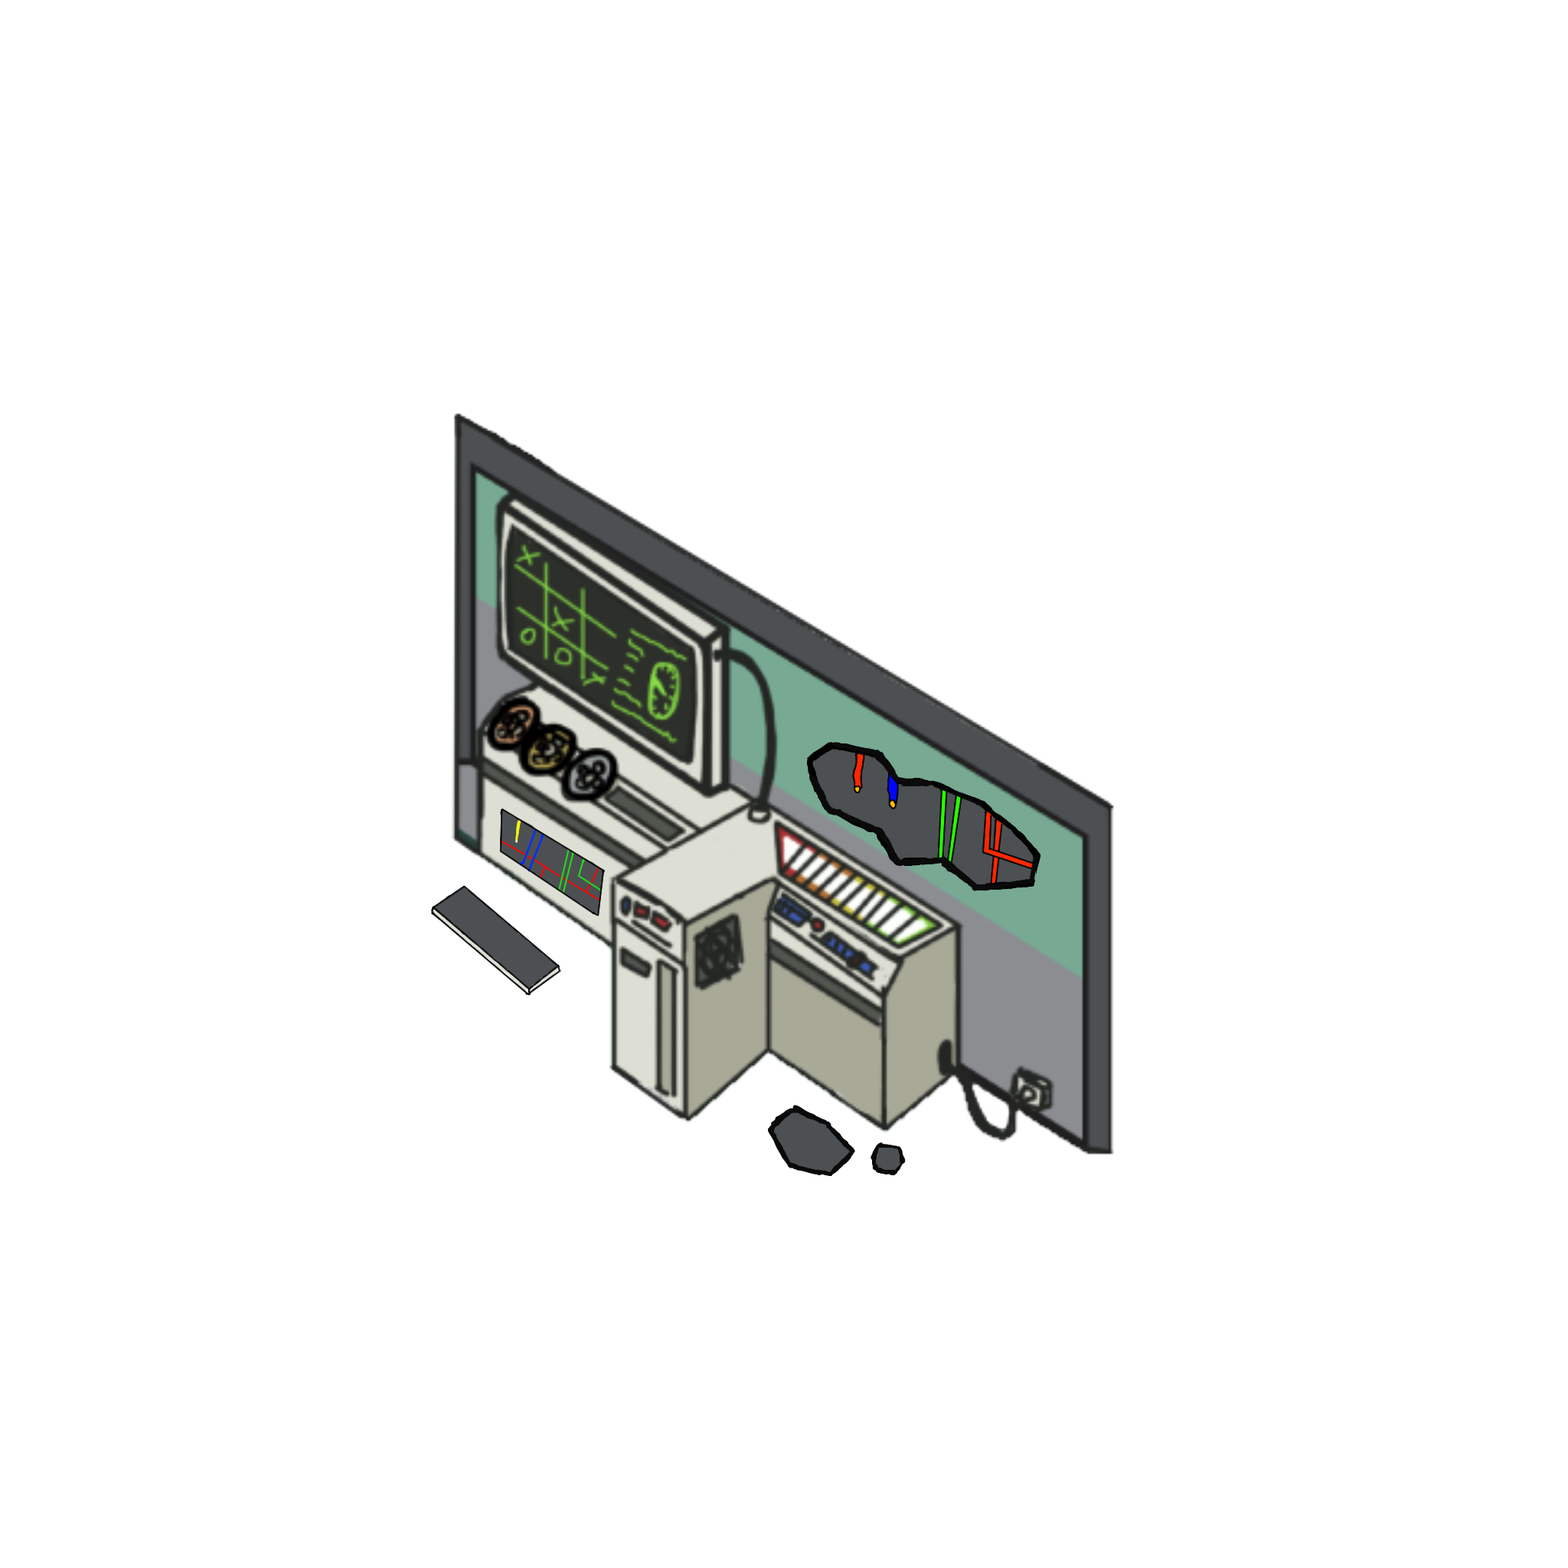
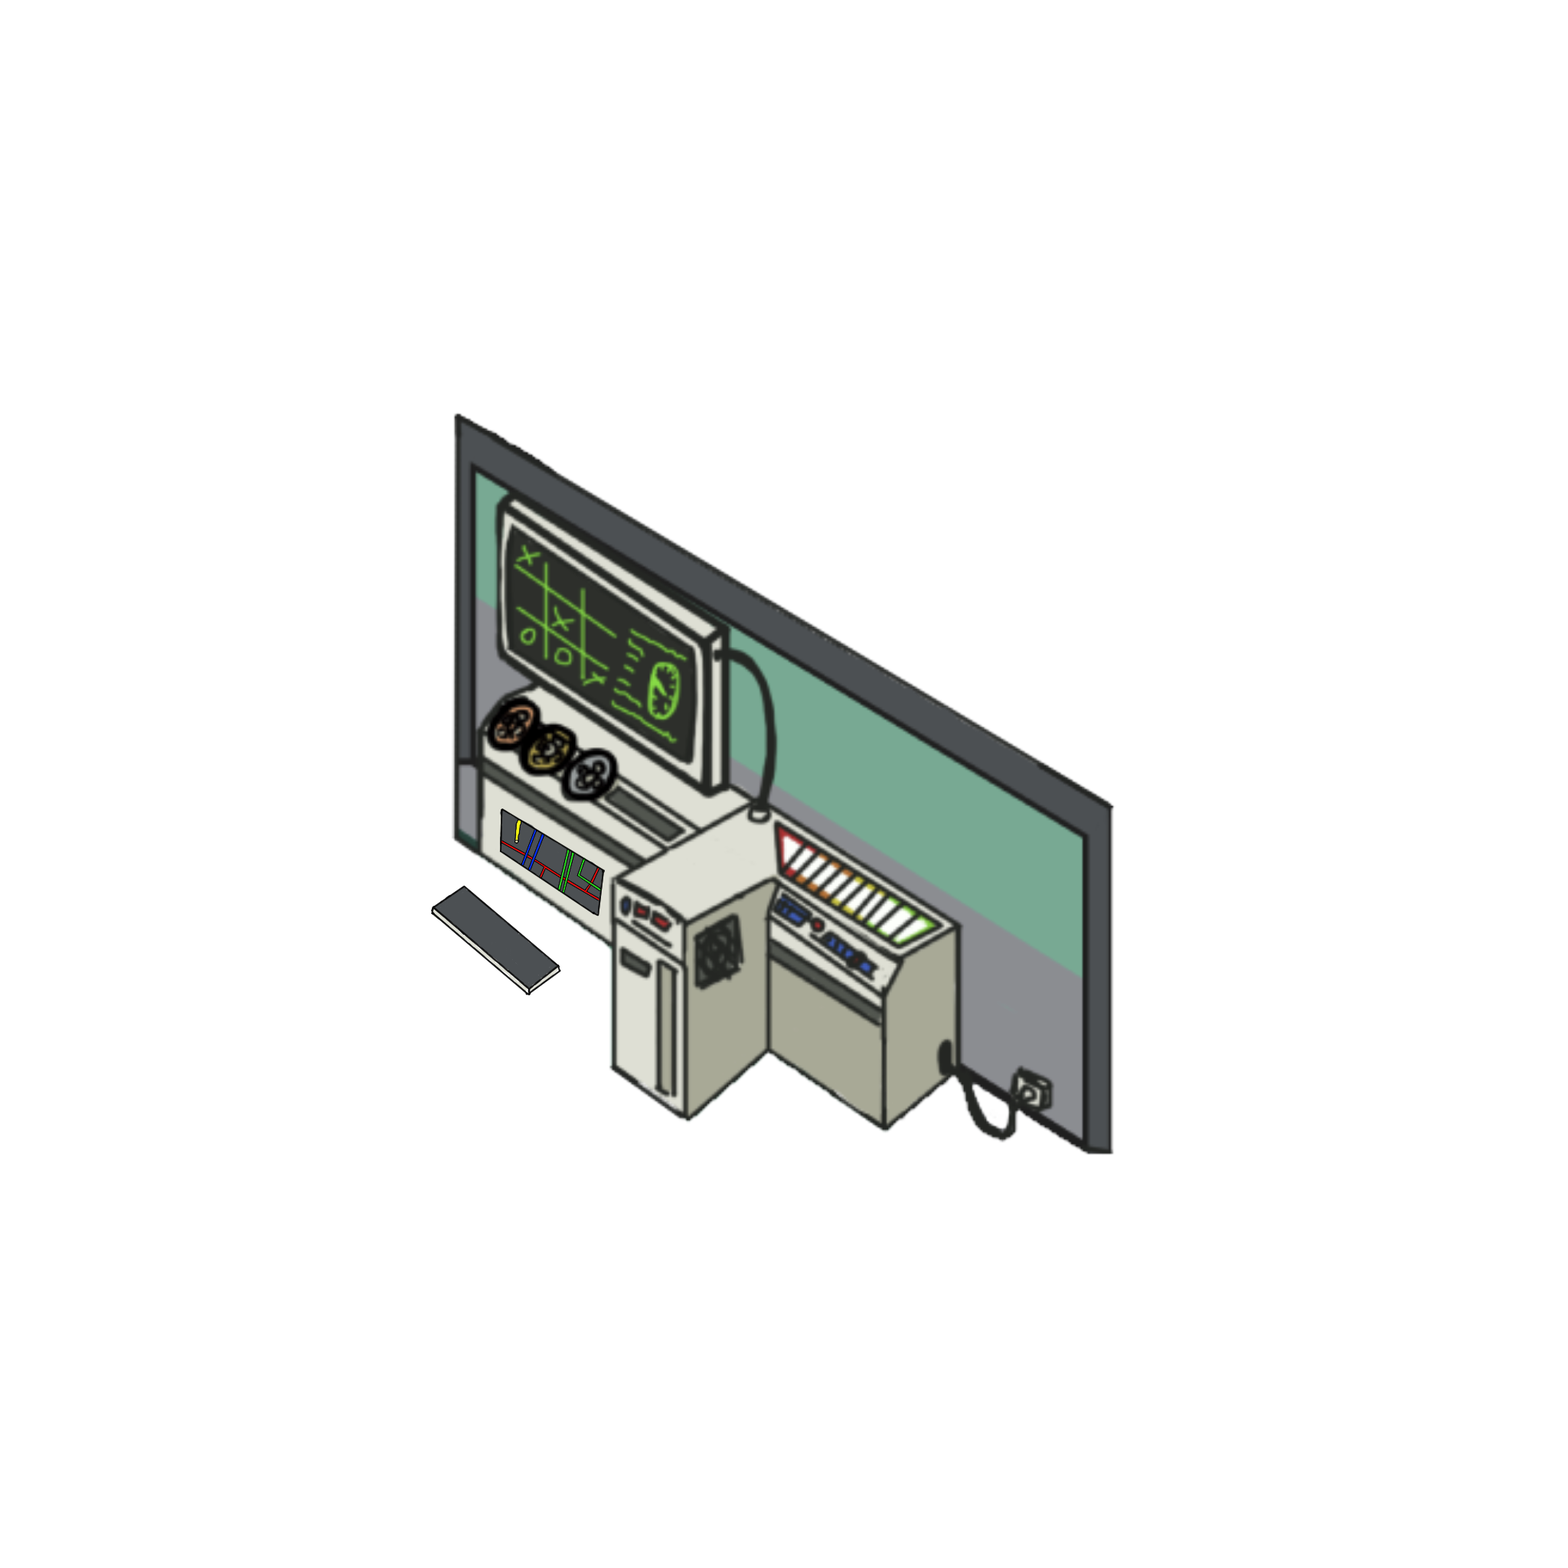
Layers edited between the first and the second w=1568, h=1568 image:
added group "Hole 1" with 3 layers in group "ValveBoard" over 501, 819, 602, 902
added layer "Laag 21" in group "Hole 1" over 501, 819, 602, 902
added layer "Laag 20" in group "Hole 1" over 501, 819, 602, 902
added layer "Laag 19" in group "Hole 1" over 501, 819, 602, 902
hid group "Hole" (1st of 2, in "SteamConsole" › "ValveBoard") (3 layers) over 501, 741, 1042, 1176
painted on "Cables" over 501, 819, 602, 902